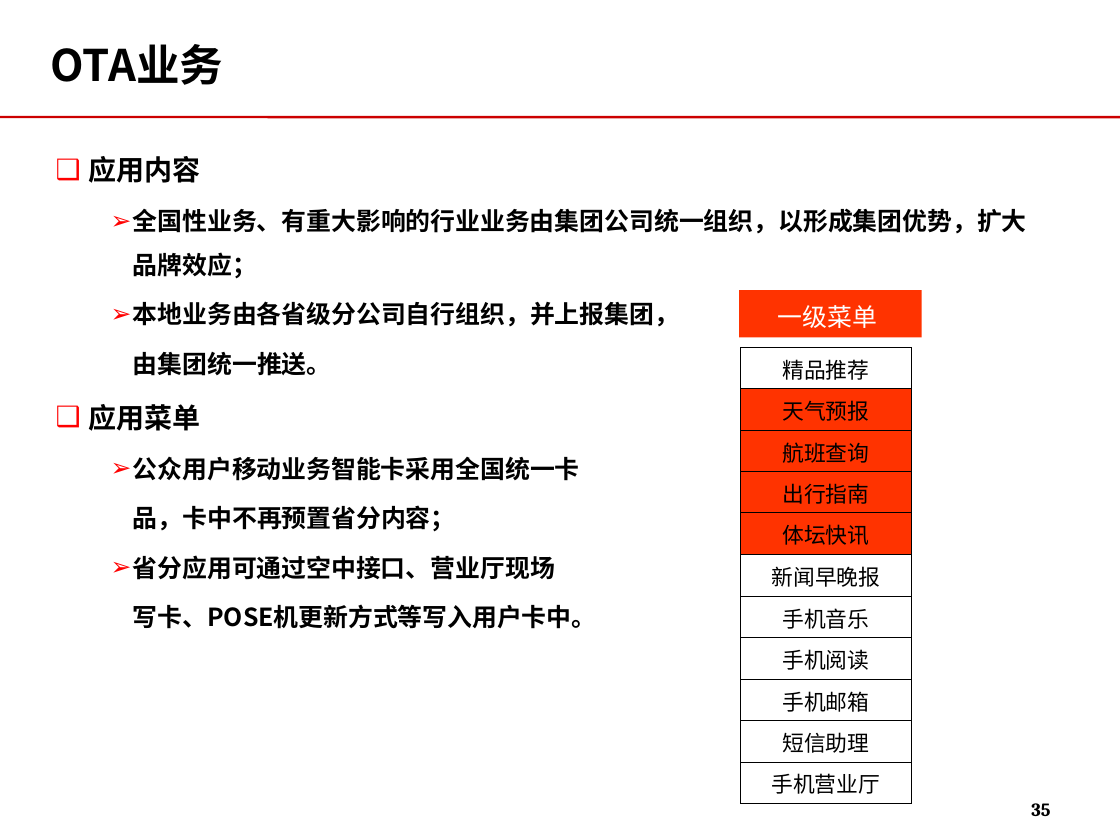
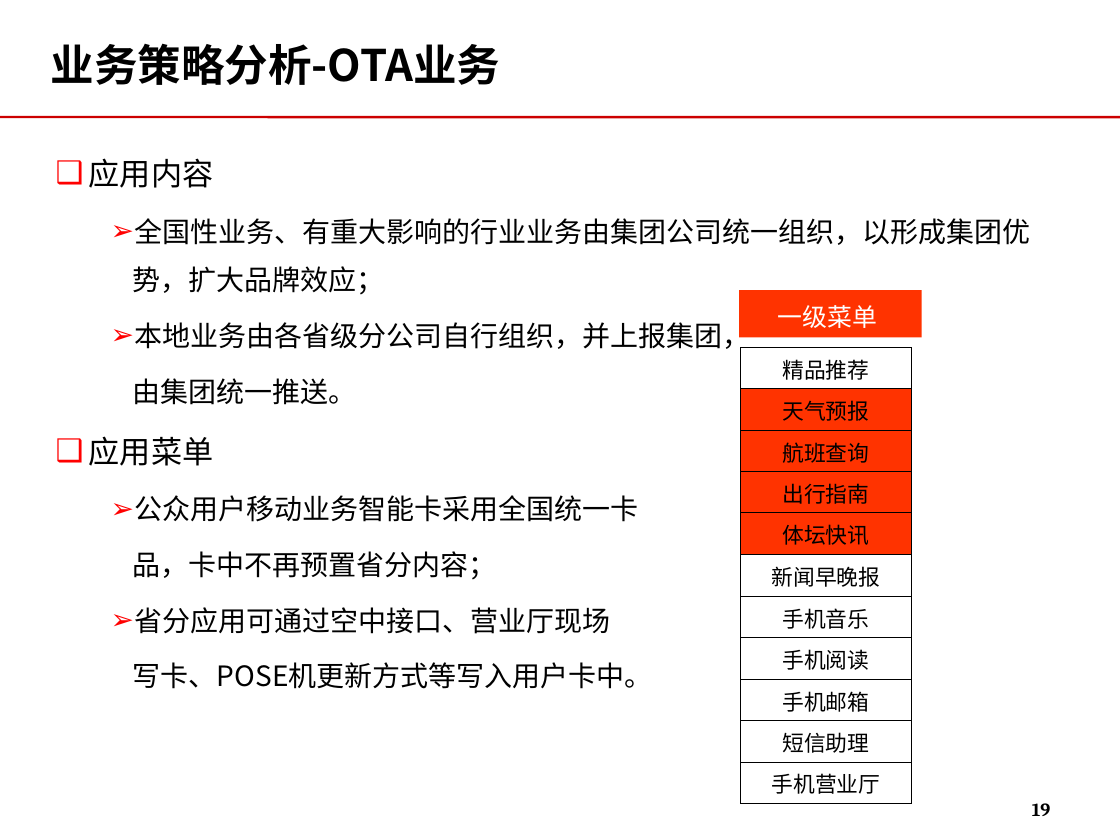
Before and after one commit to momo1101/unicardsrch, a slide deck: slide 19 of 软课题文本/软课题-中国联通电信卡业务及策略研究.ppt (slide 35 before the commit). Drawn at 1120x840 pixels with LibreOffice and Linux fonts; fonts in the diff are those of the drawing; background and template pictures are left out. Boxes give left, top, right and bottom in pixels: in the first picture for what was removed or moved away, otherwise in the second. Text is boxed around its words. In the diff, an @@ line names an element or a change of style, - is before the commit and + after.

```diff
--- a/软课题文本/软课题-中国联通电信卡业务及策略研究.ppt
+++ b/软课题文本/软课题-中国联通电信卡业务及策略研究.ppt
@@ title at (x1=51, y1=43, x2=500, y2=85): text changed @@
-OTA业务
+业务策略分析-OTA业务
@@ text "应用内容" at (x1=89, y1=158, x2=1030, y2=689): size 18 to 20 pt in "应用内容", "应用菜单"; bold off, size 16 to 18 pt @@
@@ page number at (x1=1032, y1=803, x2=1050, y2=816): text changed @@
-35
+19
```
Also in this commit, not shown: 37 other slides changed, 3 slides added, 27 slides removed.
